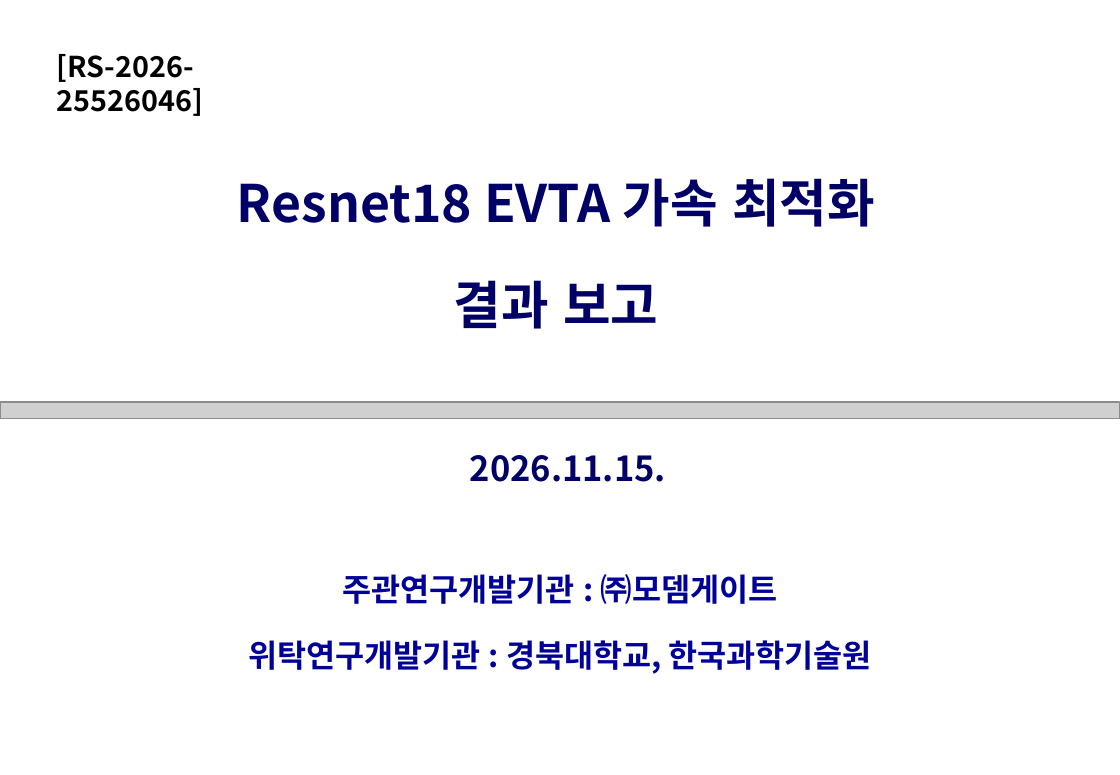
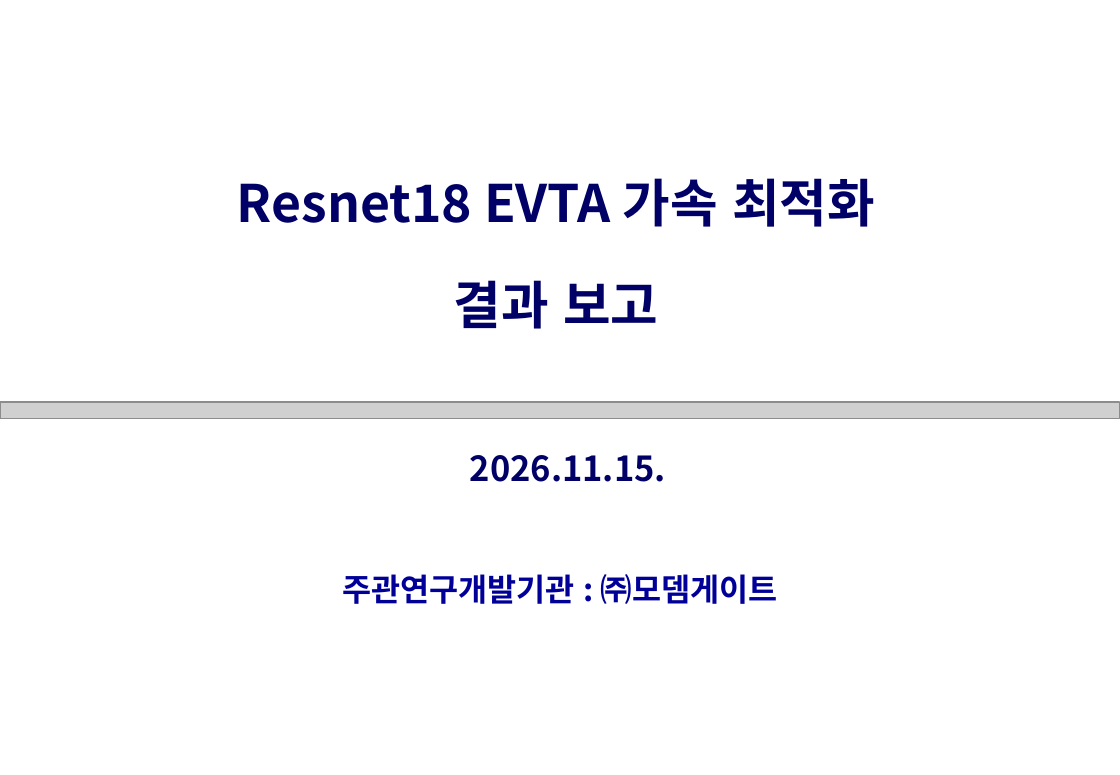
Before and after one commit to joungheo/nestc2_clion, a slide deck: slide 1 of docs/slides/resnet18_optimization_brief.pptx. Drawn at 1120x775 pixels with LibreOffice and Linux fonts; fonts in the diff are those of the drawing; grey boxes stand for pictures. Boxes give left, top, right and bottom in pixels: in the first picture for what was removed or moved away, otherwise in the second. Text is boxed around its words. In the diff, an @@ line names an element or a change of style, - is before the commit and + after.

```diff
--- a/docs/slides/resnet18_optimization_brief.pptx
+++ b/docs/slides/resnet18_optimization_brief.pptx
@@ text removed at <box>56,54,202,116</box> @@
-[RS-2026-25526046]
@@ text at <box>248,640,872,674</box>: paragraph removed @@
-위탁연구개발기관 : 경북대학교, 한국과학기술원
```
Also in this commit, not shown: 5 other slides changed.
